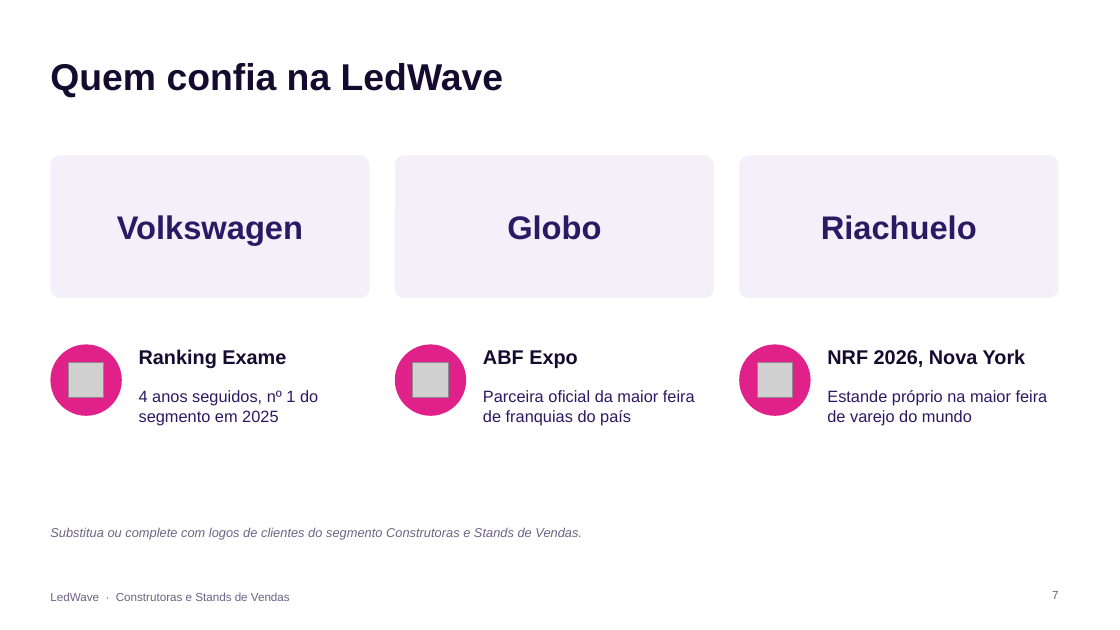
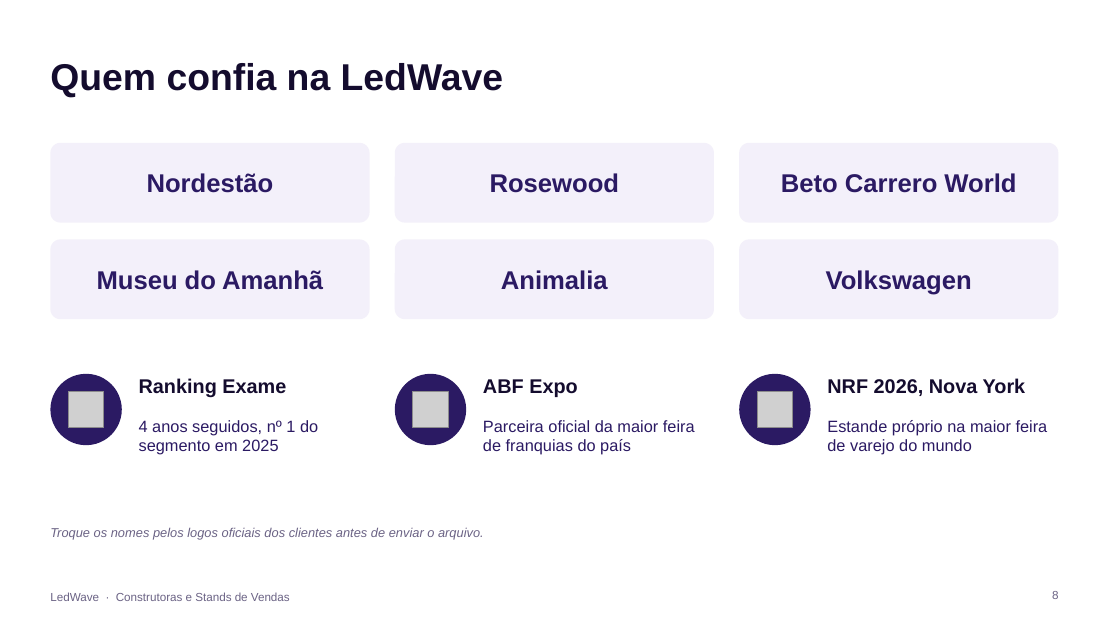
Before and after one commit to itarsilva/Treino, a slide deck: slide 8 of ledwave-comercial/apresentacoes/LedWave_Construtoras_e_Stands_de_Vendas.pptx (slide 7 before the commit). Drawn at 1120x630 pixels with LibreOffice and Linux fonts; fonts in the diff are those of the drawing; grey boxes stand for pictures. Boxes give left, top, right and bottom in pixels: in the first picture for what was removed or moved away, otherwise in the second. Text is boxed around its words. In the diff, an @@ line names an element or a change of style, - is before the commit and + after.

```diff
--- a/ledwave-comercial/apresentacoes/LedWave_Construtoras_e_Stands_de_Vendas.pptx
+++ b/ledwave-comercial/apresentacoes/LedWave_Construtoras_e_Stands_de_Vendas.pptx
@@ rounded rectangle: place and size @@
-rounded rectangle at [50,155,370,298]
+rounded rectangle at [50,143,370,223]
@@ rounded rectangle: place and size @@
-rounded rectangle at [395,155,714,298]
+rounded rectangle at [395,143,714,223]
@@ proportions changed in 3 elements at [50,143,370,223], [395,143,714,223], [739,143,1059,223] @@
@@ rounded rectangle: place and size @@
-rounded rectangle at [739,155,1059,298]
+rounded rectangle at [739,143,1059,223]
@@ text added at [147,173,274,193], 22 pt, text #2B1A63, bold @@
+Nordestão
@@ text at [490,173,619,193]: text changed; size 28 to 22 pt @@
-Globo
+Rosewood
@@ text at [781,173,1016,193]: text changed; size 28 to 22 pt @@
-Riachuelo
+Beto Carrero World
@@ rounded rectangle added at [50,239,370,319], fill #F3F0FA @@
@@ rounded rectangle added at [395,239,714,319], fill #F3F0FA @@
@@ text "Volkswagen": place and size @@
-text "Volkswagen" at [117,215,303,245]
+text "Volkswagen" at [826,270,972,295]
@@ text "Volkswagen" at [826,270,972,295]: size 28 to 22 pt @@
@@ rounded rectangle added at [739,239,1059,319], fill #F3F0FA @@
@@ text added at [97,270,323,290], 22 pt, text #2B1A63, bold @@
+Museu do Amanhã
@@ text added at [501,270,608,290], 22 pt, text #2B1A63, bold @@
+Animalia
@@ 6 texts, 3 pictures, 3 ellipses: place and size @@
-6 texts, 3 pictures, 3 ellipses at [50,344,1048,426]
+6 texts, 3 pictures, 3 ellipses at [50,374,1048,455]
@@ fill #E0218A to #2B1A63 in 3 elements at [50,374,122,445], [395,374,466,445], [739,374,811,445] @@
@@ text at [50,527,484,540]: text changed @@
-Substitua ou complete com logos de clientes do segmento Construtoras e Stands de Vendas.
+Troque os nomes pelos logos oficiais dos clientes antes de enviar o arquivo.
@@ page number at [1052,591,1058,599]: text changed @@
-7
+8
```
Also in this commit, not shown: 2 other slides changed, 1 slide added, 23 other files.
